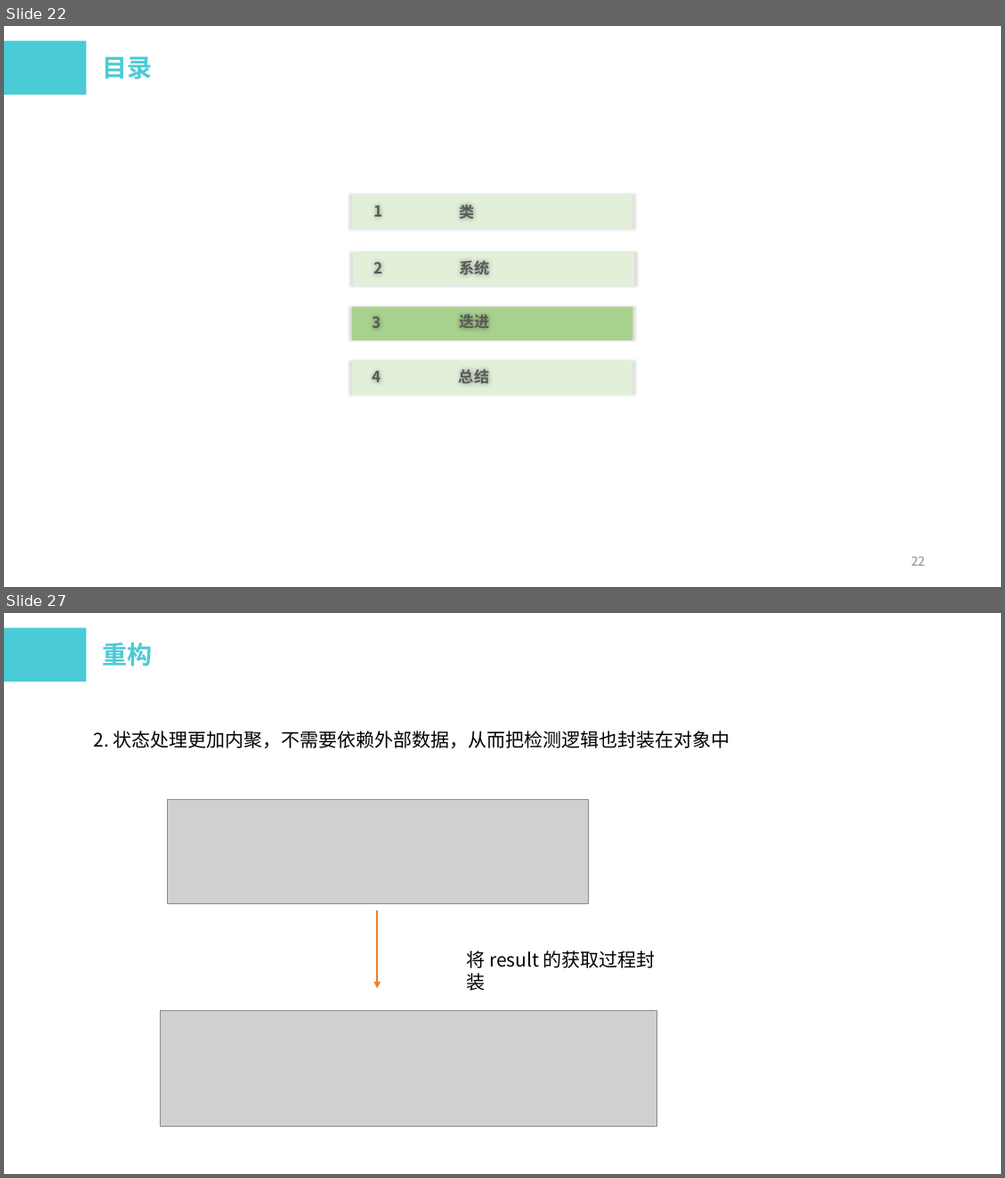
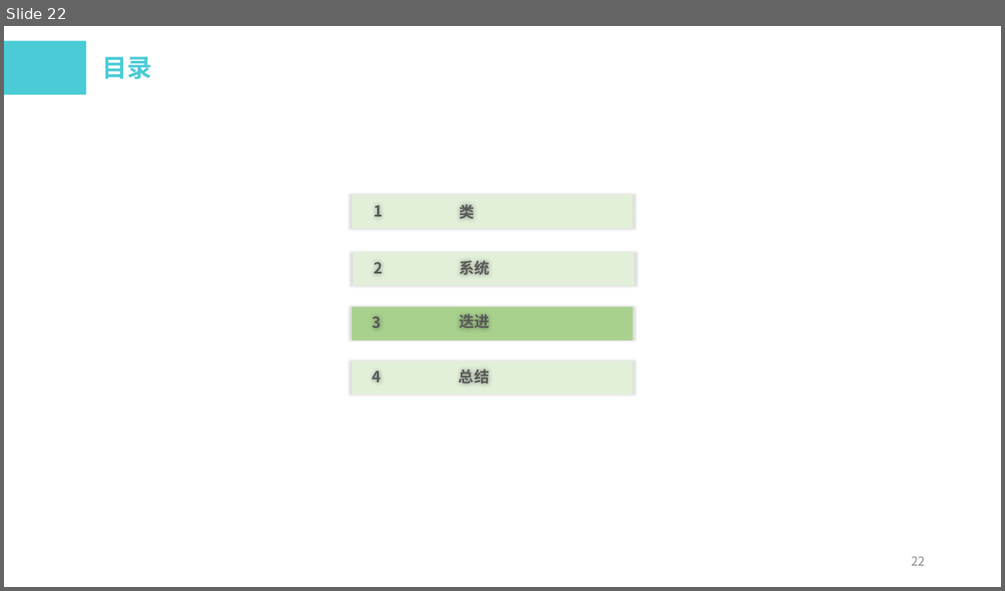
Before and after one commit to wangxm47/Transfer-folder, a slide deck: 前端学习班第4期.pptx. Shown one above the other, each under a label of ours: slides 22 and 27 before the commit, slide 22 after it; the slides between them are not shown. The pictures are 1005x1178 and 1005x591 pixels, drawn with LibreOffice and Linux fonts; fonts in the diff are those of the drawing; grey boxes stand for pictures; background and template pictures are left out. Boxes give left, top, right and bottom in pixels: in the first picture for what was removed or moved away, otherwise in the second. Text is boxed around its words. In the diff, an @@ line names an element or a change of style, - is before the commit and + after.

```diff
--- a/前端学习班第4期.pptx
+++ b/前端学习班第4期.pptx
@@ slide 27 removed at (4,613,1001,1174), background #FFFFFF @@
@@ rectangle removed at (4,628,86,682) @@
@@ text removed at (102,642,152,666) @@
-重构
@@ text removed at (94,730,730,748) @@
-2. 状态处理更加内聚，不需要依赖外部数据，从而把检测逻辑也封装在对象中
@@ picture removed at (167,799,588,904) @@
@@ arrow removed from (377, 910) to (377, 989) @@
@@ text removed at (467,950,655,990) @@
-将 result 的获取过程封装
@@ picture removed at (161,1011,657,1126) @@
```
Also in this commit, not shown: 2 slides changed, 5 slides added, 4 other slides removed.
